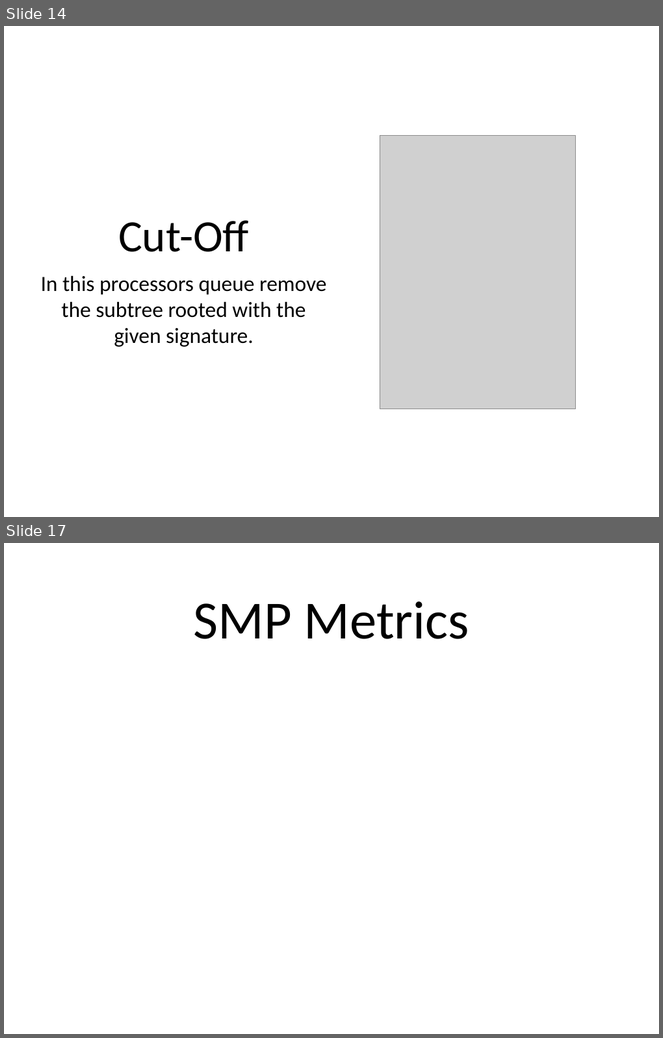
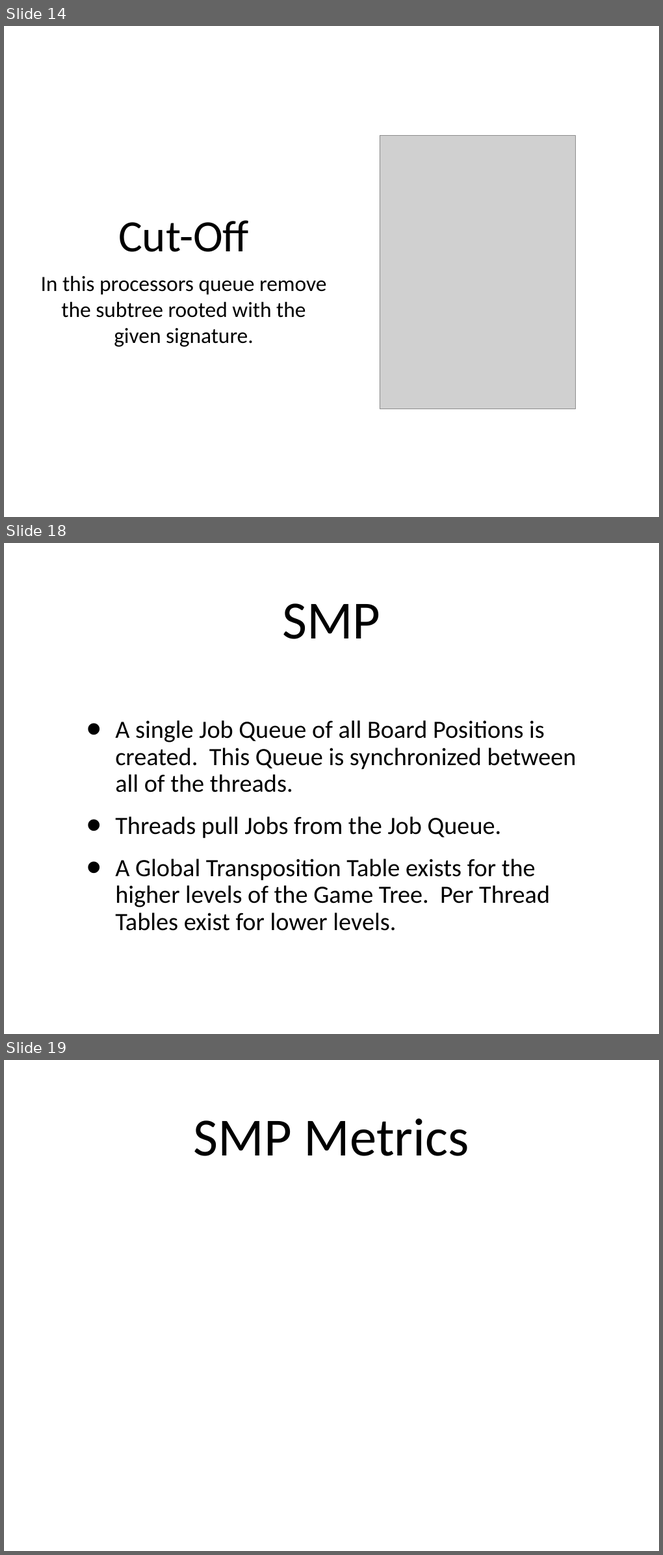
Before and after one commit to amod0017/rit-othello, a slide deck: Othello/other/Othello-Presentation-2.ppt. Shown one above the other, each under a label of ours: slides 14 and 17 before the commit, slides 14, 18 and 19 after it; the slides between them are not shown. The pictures are 663x1038 and 663x1555 pixels, drawn with LibreOffice and Linux fonts; fonts in the diff are those of the drawing; grey boxes stand for pictures. Boxes give left, top, right and bottom in pixels: in the first picture for what was removed or moved away, otherwise in the second. Text is boxed around its words. In the diff, an @@ line names an element or a change of style, - is before the commit and + after.

```diff
--- a/Othello/other/Othello-Presentation-2.ppt
+++ b/Othello/other/Othello-Presentation-2.ppt
@@ slide 18 added at [4,543,659,1034], background #FFFFFF @@
@@ title added at [282,603,380,639], 84 pt, text #000000 @@
+SMP
@@ text added at [115,720,577,931], 38.9 pt, text #000000 @@
+• A single Job Queue of all Board Positions is created. This Queue is synchronized between all of the threads.
+• Threads pull Jobs from the Job Queue.
+• A Global Transposition Table exists for the higher levels of the Game Tree. Per Thread Tables exist for lower levels.
@@ what was slide 17 is now slide 19 @@
```
Also in this commit, not shown: 1 slide changed, 6 other slides added, 4 slides removed.
